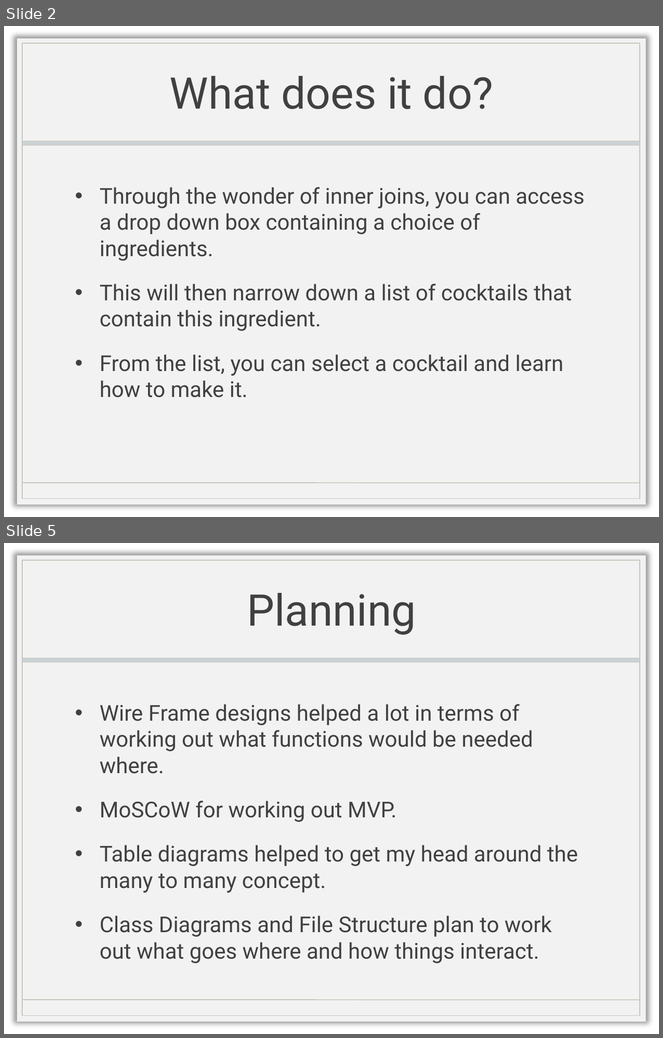
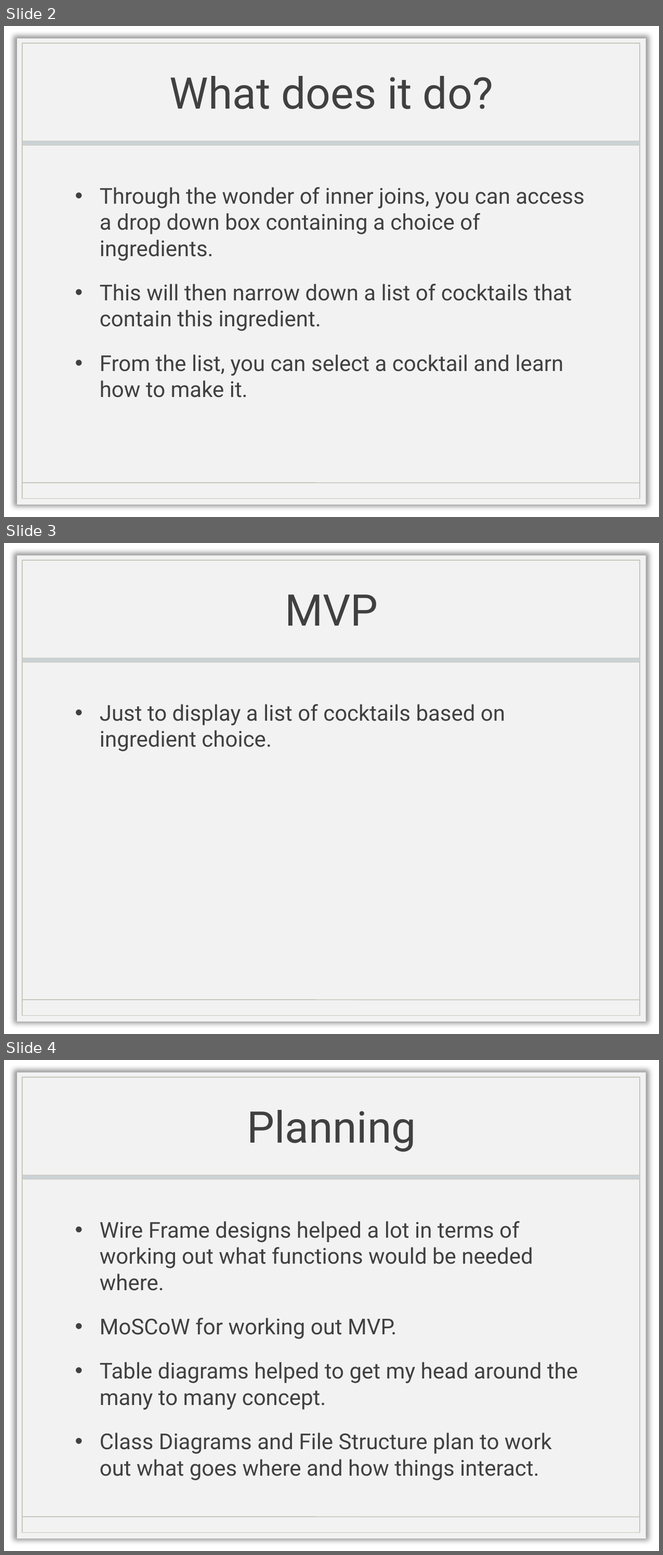
Before and after one commit to scottishasian/Drinkable, a slide deck: Drinkable.pptx. Shown one above the other, each under a label of ours: slides 2 and 5 before the commit, slides 2, 3 and 4 after it; the slides between them are not shown. The pictures are 663x1038 and 663x1555 pixels, drawn with LibreOffice and Linux fonts; fonts in the diff are those of the drawing; background and template pictures are left out. Boxes give left, top, right and bottom in pixels: in the first picture for what was removed or moved away, otherwise in the second. Text is boxed around its words. In the diff, an @@ line names an element or a change of style, - is before the commit and + after.

```diff
--- a/Drinkable.pptx
+++ b/Drinkable.pptx
@@ slide 3 added at (x1=4, y1=543, x2=659, y2=1034), background picture (left out); not listed: 4 template elements that a slide beside it also shows @@
@@ title added at (x1=285, y1=594, x2=378, y2=626), 48 pt, text #404040 @@
+MVP
@@ text added at (x1=100, y1=704, x2=505, y2=752), 24 pt, text #404040 @@
+• Just to display a list of cocktails based on ingredient choice.
@@ what was slide 5 is now slide 4 @@
```
Also in this commit, not shown: 8 other files.
